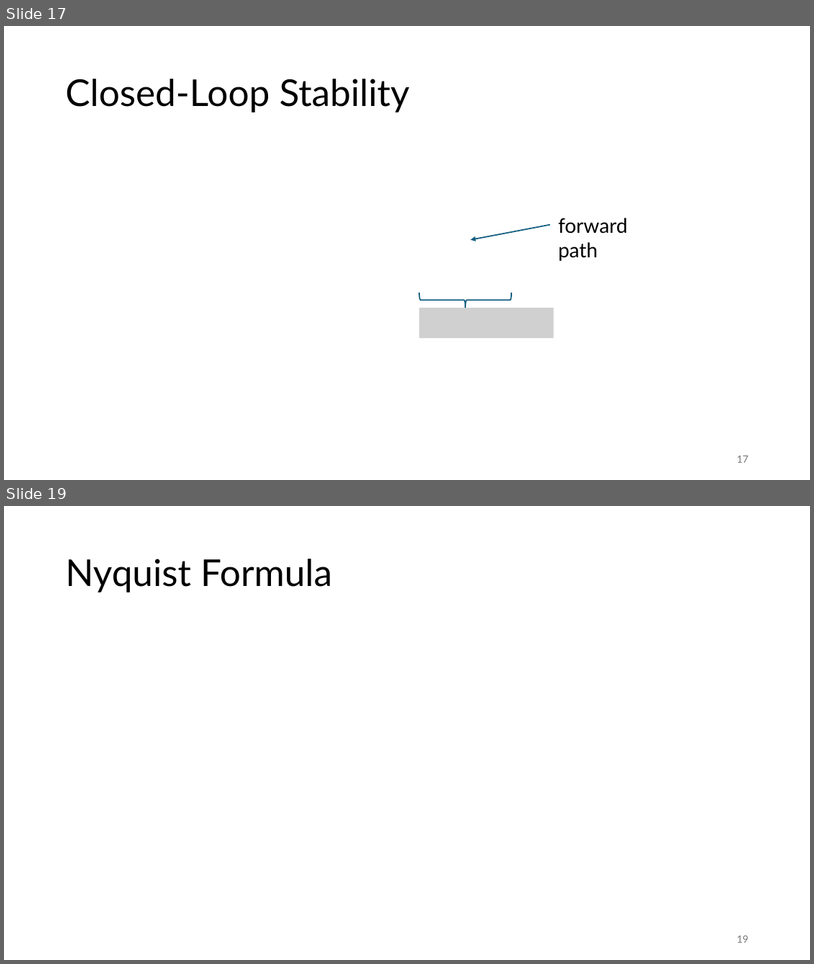
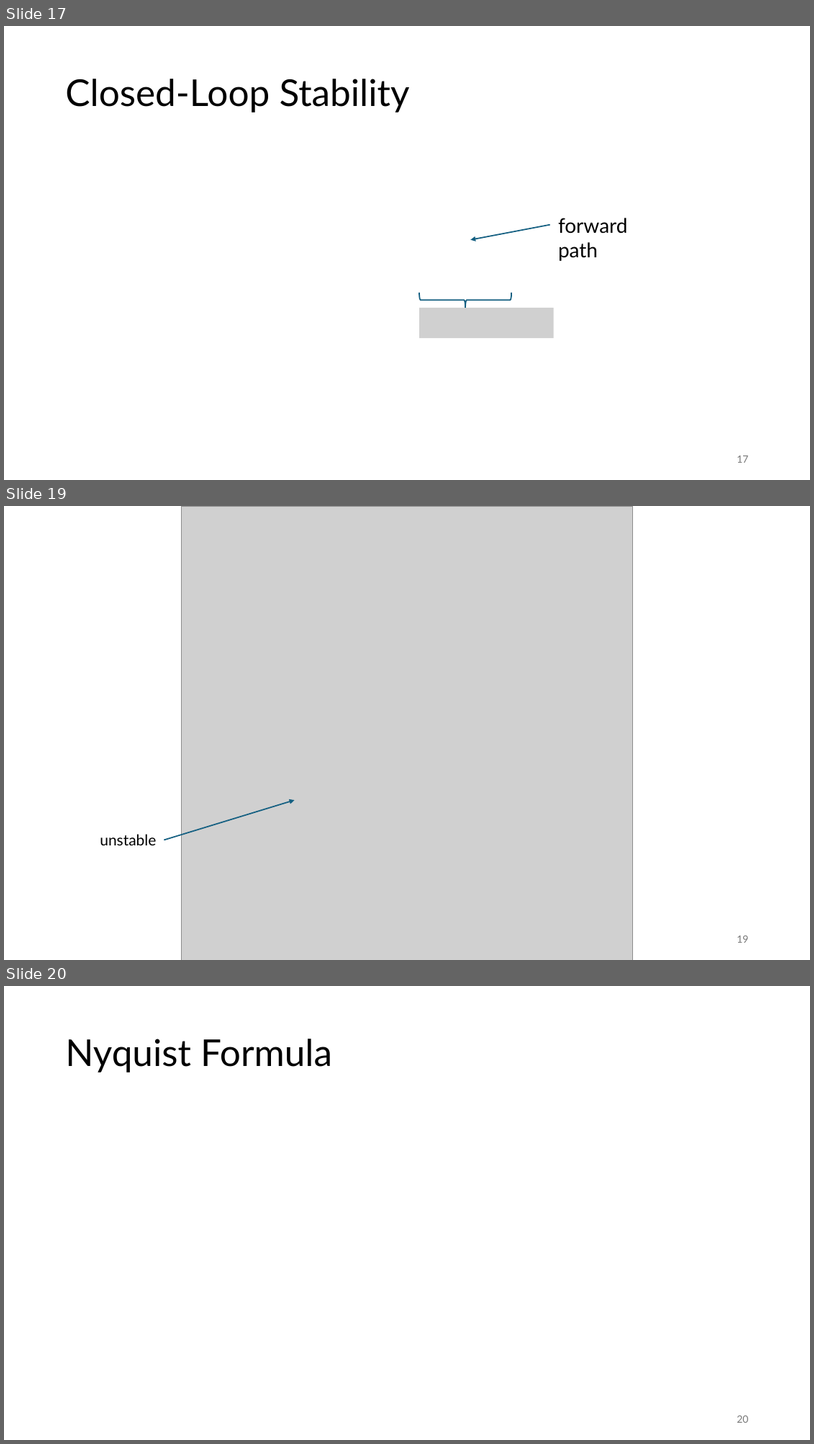
Before and after one commit to FelixWick/control_engineering, a slide deck: slides/4_stability.pptx. Shown one above the other, each under a label of ours: slides 17 and 19 before the commit, slides 17, 19 and 20 after it; the slides between them are not shown. The pictures are 814x964 and 814x1444 pixels, drawn with LibreOffice and Linux fonts; fonts in the diff are those of the drawing; grey boxes stand for pictures. Boxes give left, top, right and bottom in pixels: in the first picture for what was removed or moved away, otherwise in the second. Text is boxed around its words. In the diff, an @@ line names an element or a change of style, - is before the commit and + after.

```diff
--- a/slides/4_stability.pptx
+++ b/slides/4_stability.pptx
@@ slide 19 added at box(4, 506, 810, 960), background #FFFFFF @@
@@ picture added at box(181, 506, 633, 960) @@
@@ arrow added from (165, 840) to (294, 800), #156082 1.5 pt @@
@@ text added at box(100, 834, 156, 845), 18 pt, text #000000 @@
+unstable
@@ page number added at box(737, 935, 748, 942), 12 pt, text #797979 @@
+19
@@ what was slide 19 is now slide 20 @@
@@ page number at box(737, 1415, 748, 1422): text changed @@
-19
+20
```
Also in this commit, not shown: 1 slide changed, 1 other slide added, 1 other file.
